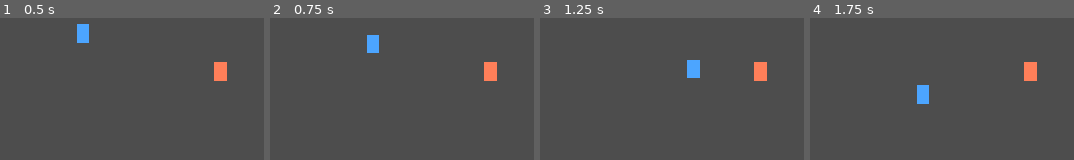
Above: before the commit, frames 1-4 (left to right).
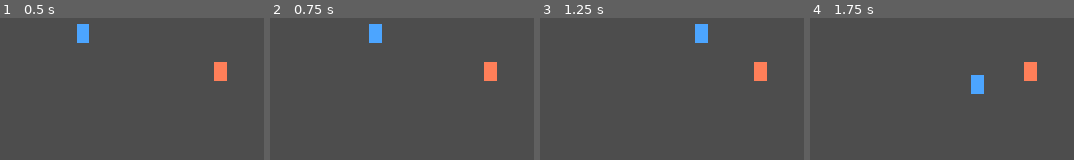
Above: after the commit, the same moments.

Repository: cpt-miche/db-fangame
Game: Godot game, scene res://scenes/main/Main.tscn
Same seed, same stepped clock (60 frames per second), same inputs: the game is played once before the commit and once after it.
Inputs:
- Up to frame 1 (0.5 s): no input
- Up to frame 2 (0.75 s): tap Enter at 0.5 s; hold D (move_right) from 0.53 s (still down); hold E (interact) from 0.53 s (still down)
- Up to frame 3 (1.25 s): keep holding D (move_right); keep holding E (interact)
- Up to frame 4 (1.75 s): release D (move_right) at 1.28 s; release E (interact) at 1.28 s; hold S (move_down) from 1.28 s (still down); tap E (interact) at 1.35 s

Frame 1 is identical in both runs. In frame 2, 0.8% of the frame differs, in the area x 36-43%, y 4-25%; in frame 3, 1.3%, in the area x 55-64%, y 4-43%; in frame 4, 1.3%.

Commit message:
Fix movement axis mapping and enemy attack resource checks

Diff:
--- a/scripts/battle/enemy_ai.gd
+++ b/scripts/battle/enemy_ai.gd
@@ -1,5 +1,8 @@
 class_name EnemyAI
 extends RefCounted
+
+func _can_use_attack(enemy: FighterStats, attack: AttackDef) -> bool:
+	return enemy.stamina >= attack.stamina_cost and enemy.drawn_ki >= attack.ki_cost
 
 func choose_action(enemy: FighterStats, attacks: Dictionary) -> StringName:
 	var low_ki := enemy.drawn_ki < 30
@@ -13,8 +16,16 @@
 		return &"transform"
 
 	var roll := randf()
-	if roll < 0.35 and attacks.has(&"strike"):
+	if roll < 0.35 and attacks.has(&"strike") and _can_use_attack(enemy, attacks[&"strike"]):
 		return &"strike"
-	if roll < 0.72 and attacks.has(&"ki_blast"):
+	if roll < 0.72 and attacks.has(&"ki_blast") and _can_use_attack(enemy, attacks[&"ki_blast"]):
 		return &"ki_blast"
-	return &"ki_volley"
+	if attacks.has(&"ki_volley") and _can_use_attack(enemy, attacks[&"ki_volley"]):
+		return &"ki_volley"
+	if attacks.has(&"strike") and _can_use_attack(enemy, attacks[&"strike"]):
+		return &"strike"
+	if attacks.has(&"ki_blast") and _can_use_attack(enemy, attacks[&"ki_blast"]):
+		return &"ki_blast"
+	if enemy.stored_ki > 0 and enemy.drawn_ki < enemy.max_drawn_ki:
+		return &"power_up"
+	return &"guard"
--- a/scripts/world/player_controller.gd
+++ b/scripts/world/player_controller.gd
@@ -1,9 +1,6 @@
 extends CharacterBody2D
 
 @export var move_speed: float = 180.0
-@export var iso_x: Vector2 = Vector2(1, 0.5)
-@export var iso_y: Vector2 = Vector2(-1, 0.5)
-
 func _physics_process(_delta: float) -> void:
 	var input_vector := Vector2(
 		Input.get_action_strength("move_right") - Input.get_action_strength("move_left"),
@@ -13,6 +10,5 @@
 	if input_vector.length() > 1.0:
 		input_vector = input_vector.normalized()
 
-	var iso_dir := (iso_x * input_vector.x + iso_y * input_vector.y).normalized()
-	velocity = iso_dir * move_speed
+	velocity = input_vector * move_speed
 	move_and_slide()
